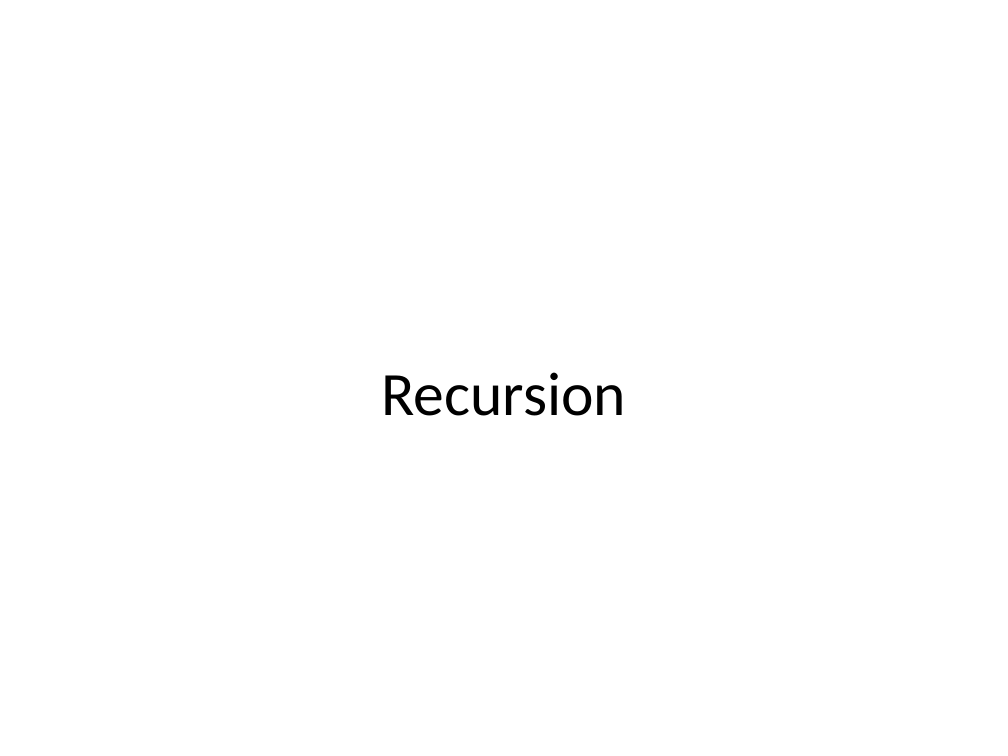
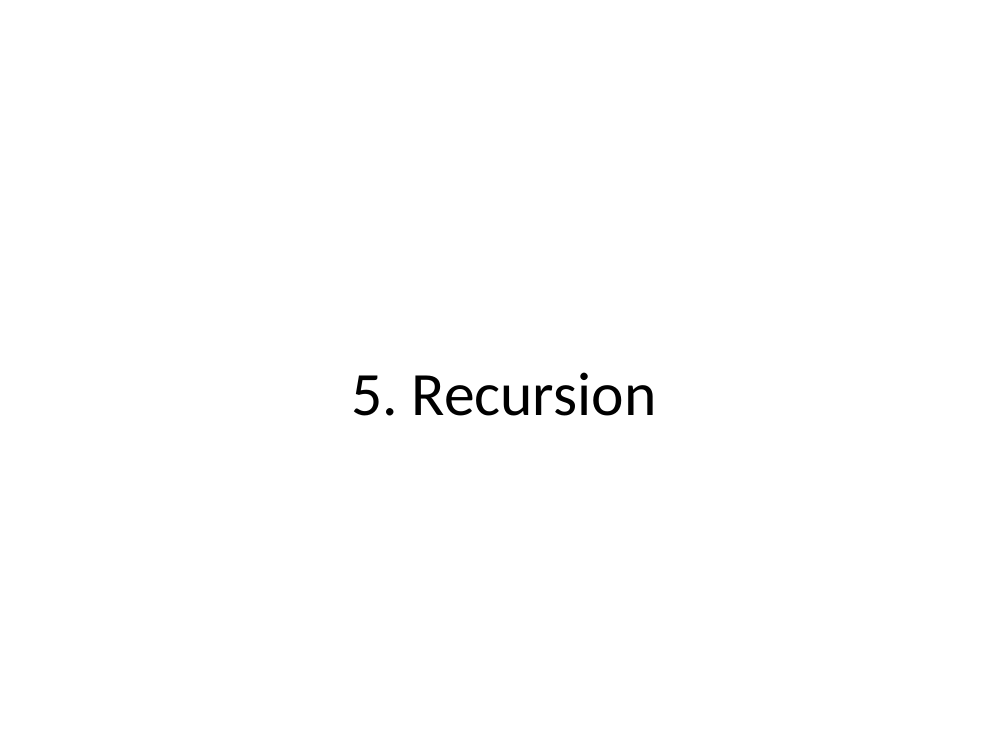
Before and after one commit to texhad3op/ErlangIntro, a slide deck: slide 9 of ErlangIntro.pptx (slide 7 before the commit). Drawn at 1008x756 pixels with LibreOffice and Linux fonts; fonts in the diff are those of the drawing. Boxes give left, top, right and bottom in pixels: in the first picture for what was removed or moved away, otherwise in the second. Text is boxed around its words. In the diff, an @@ line names an element or a change of style, - is before the commit and + after.

```diff
--- a/ErlangIntro.pptx
+++ b/ErlangIntro.pptx
@@ text at bbox=[351, 372, 657, 416]: text changed @@
-Recursion
+5. Recursion
```
Also in this commit, not shown: 5 other slides changed, 3 slides added, 28 other files.
